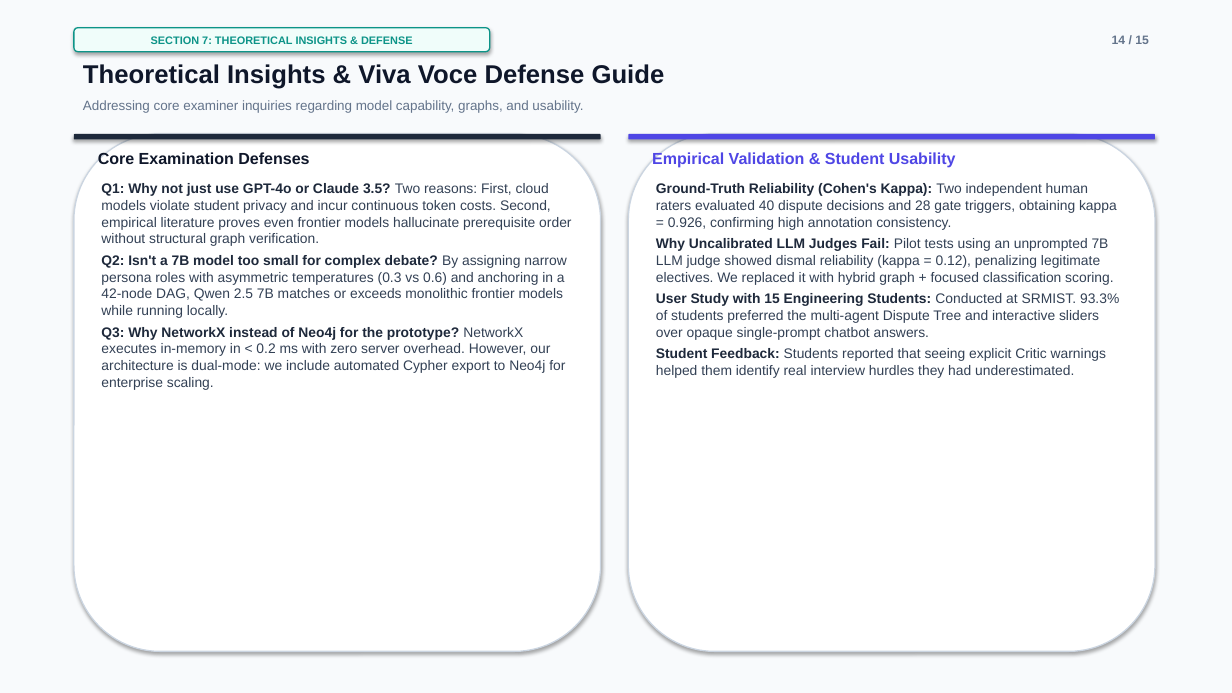
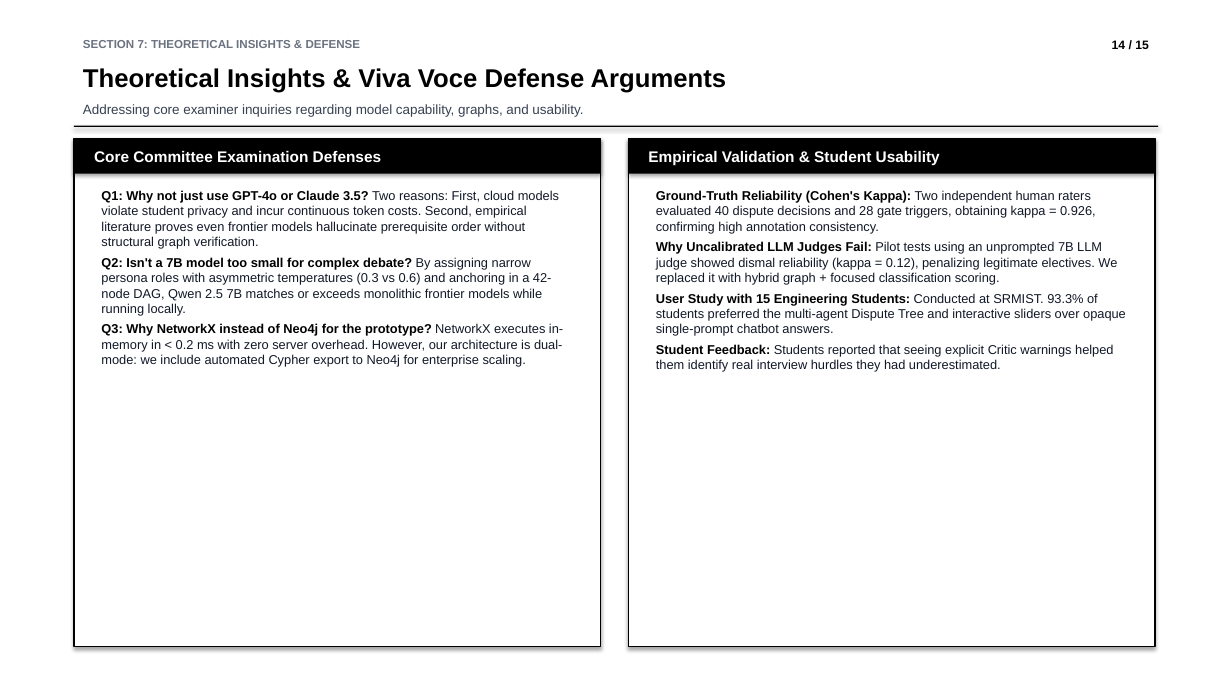
Before and after one commit to parth2024-tech/rai-project, a slide deck: slide 14 of docs/FINAL_PRESENTATION_15_SLIDES.pptx. Drawn at 1232x693 pixels with LibreOffice and Linux fonts; fonts in the diff are those of the drawing. Boxes give left, top, right and bottom in pixels: in the first picture for what was removed or moved away, otherwise in the second. Text is boxed around its words. In the diff, an @@ line names an element or a change of style, - is before the commit and + after.

```diff
--- a/docs/FINAL_PRESENTATION_15_SLIDES.pptx
+++ b/docs/FINAL_PRESENTATION_15_SLIDES.pptx
@@ rectangle at [0,0,1232,693]: fill #F8FAFC to #FFFFFF @@
@@ text "SECTION 7: THEORETICAL INSIGHTS & ...": place and size @@
-text "SECTION 7: THEORETICAL INSIGHTS & ..." at [74,28,490,52]
+text "SECTION 7: THEORETICAL INSIGHTS & ..." at [83,40,361,48]
@@ text "SECTION 7: THEORETICAL INSIGHTS & ..." at [83,40,361,48]: size 8.5 to 9 pt, text colour #0D9488 to #6B7280; alignment centre to left; vertical alignment middle to top; fill #F0FDFA to none; outline #0D9488 1 pt to none; shadow off @@
@@ text "14 / 15" at [1112,40,1149,49]: text colour #64748B to #000000 @@
@@ text at [83,68,727,93]: text changed; text colour #0F172A to #000000 @@
-Theoretical Insights & Viva Voce Defense Guide
+Theoretical Insights & Viva Voce Defense Arguments
@@ text "Addressing core examiner inquiries regarding ..." at [83,104,583,117]: text colour #64748B to #374151 @@
@@ rounded rectangle removed at [74,134,601,652] @@
@@ rounded rectangle removed at [74,134,601,140] @@
@@ rectangle added at [74,126,1158,127], fill #000000 @@
@@ rectangle added at [74,139,601,647], fill #FFFFFF, outline #000000 1 pt @@
@@ rectangle added at [74,139,601,174], fill #000000 @@
@@ rounded rectangle removed at [628,134,1155,652] @@
@@ rounded rectangle removed at [628,134,1155,140] @@
@@ rectangle added at [628,139,1155,647], fill #FFFFFF, outline #000000 1 pt @@
@@ rectangle added at [628,139,1155,174], fill #000000 @@
@@ text "Empirical Validation & Student Usability" at [648,151,940,165]: size 12.5 to 12 pt, text colour #4F46E5 to #FFFFFF @@
@@ text at [94,151,381,162]: text changed; size 12.5 to 12 pt; text colour #0F172A to #FFFFFF @@
-Core Examination Defenses
+Core Committee Examination Defenses
@@ text "Q1: Why not just use ...": place and size @@
-text "Q1: Why not just use ..." at [101,183,571,390]
+text "Q1: Why not just use ..." at [101,190,563,367]
@@ text "Q1: Why not just use ..." at [101,190,563,367]: size 10.8 to 10 pt; text colour #1E293B to #000000 in "Q1: Why not just use GPT-4o or ...", "Q2: Isn't a 7B model too small ...", "Q3: Why NetworkX instead of Neo4j for ..."; text colour #334155 to #111827 in "Two reasons: First, cloud models violate student ...", "By assigning narrow persona roles with asymmetric ...", "NetworkX executes in-memory in < 0.2 ms ..." @@
@@ text "Ground-Truth Reliability (Cohen's Kappa): Two ...": place and size @@
-text "Ground-Truth Reliability (Cohen's Kappa): Two ..." at [656,183,1119,378]
+text "Ground-Truth Reliability (Cohen's Kappa): Two ..." at [656,190,1126,372]
@@ text "Ground-Truth Reliability (Cohen's Kappa): Two ..." at [656,190,1126,372]: size 10.8 to 10 pt; text colour #1E293B to #000000 in "Ground-Truth Reliability (Cohen's Kappa):", "Why Uncalibrated LLM Judges Fail:", "User Study with 15 Engineering Students:", "Student Feedback:"; text colour #334155 to #111827 in "Two independent human raters evaluated 40 dispute ...", "Pilot tests using an unprompted 7B LLM ...", "Conducted at SRMIST. 93.3% of students preferred ...", "Students reported that seeing explicit Critic warnings ..." @@
```
Also in this commit, not shown: 14 other slides changed, 23 other files.
